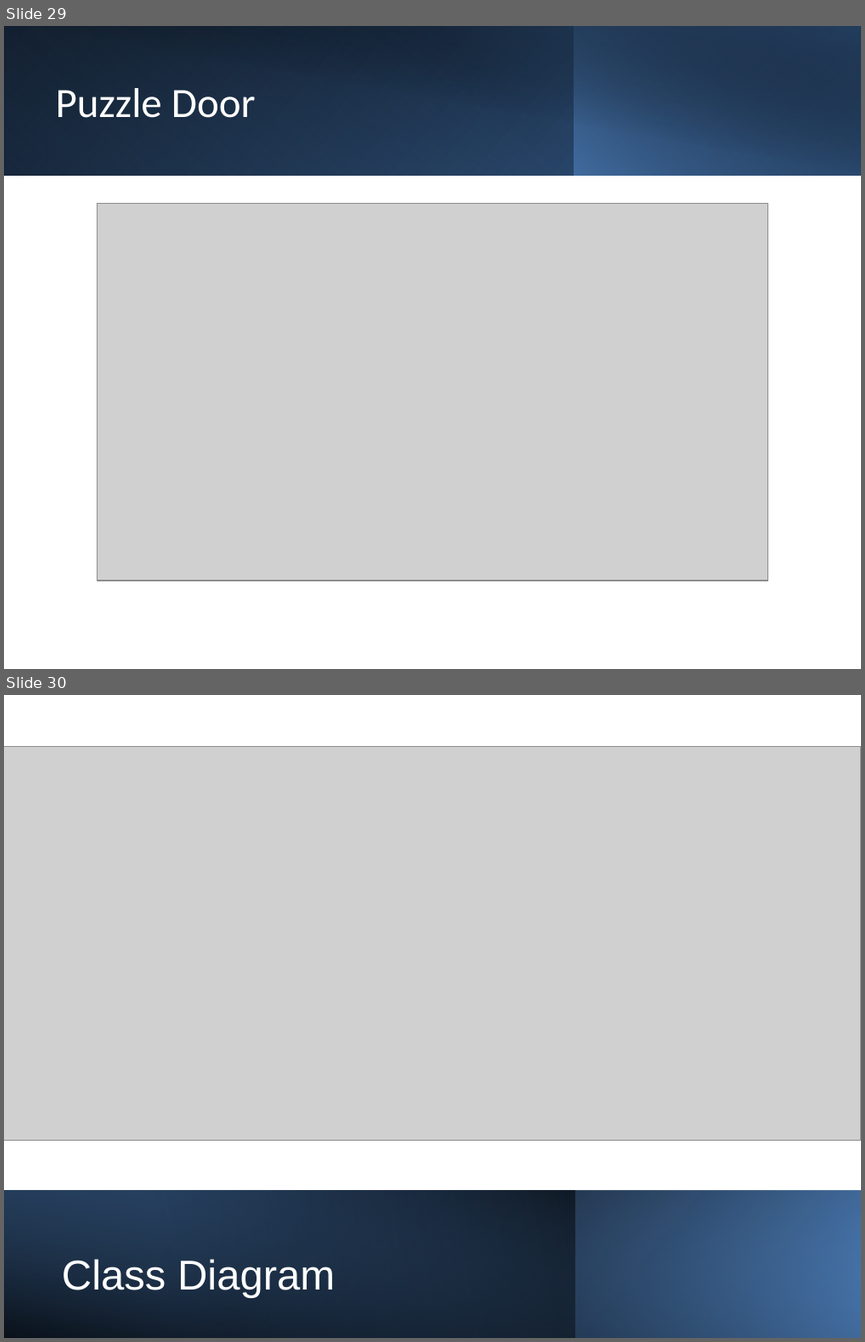
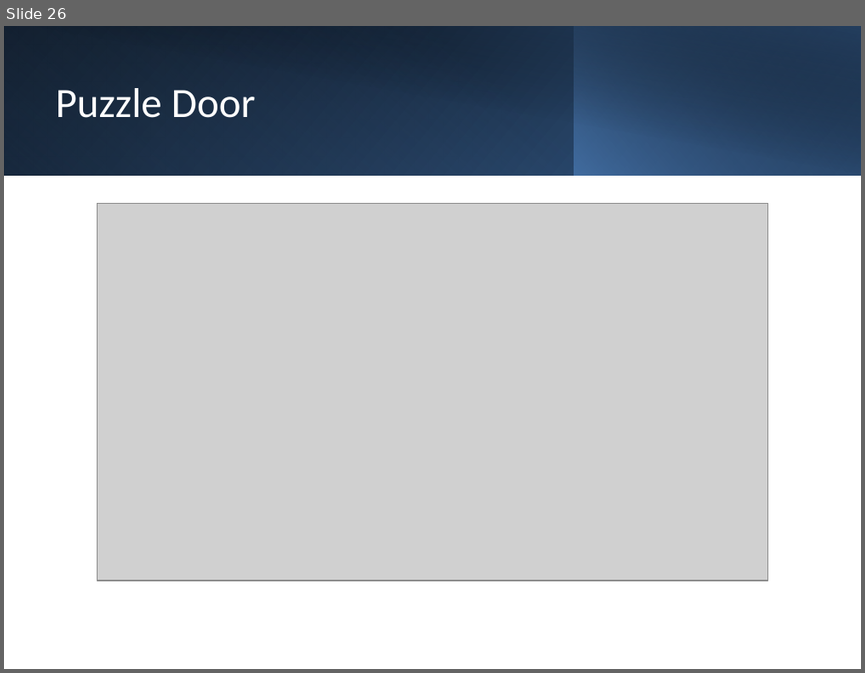
Before and after one commit to Firas-amaria/FinalProject-CryptoGame, a slide deck: Capstone Project Phase A-25-1-D-8.pptx. Shown one above the other, each under a label of ours: slides 29 and 30 before the commit, slide 26 after it. The pictures are 865x1342 and 865x673 pixels, drawn with LibreOffice and Linux fonts; fonts in the diff are those of the drawing; grey boxes stand for pictures. Boxes give left, top, right and bottom in pixels: in the first picture for what was removed or moved away, otherwise in the second. Text is boxed around its words. In the diff, an @@ line names an element or a change of style, - is before the commit and + after.

```diff
--- a/Capstone Project Phase A-25-1-D-8.pptx
+++ b/Capstone Project Phase A-25-1-D-8.pptx
@@ slide 30 removed at [4,695,861,1338], background #FFFFFF @@
@@ picture removed at [4,746,861,1140] @@
@@ rectangle removed at [4,1191,861,1338] @@
@@ rectangle removed at [4,1191,574,1338] @@
@@ rectangle removed at [4,1191,861,1338] @@
@@ title removed at [62,1259,335,1298] @@
-Class Diagram
@@ what was slide 29 is now slide 26 @@
```
Also in this commit, not shown: 8 slides changed, 3 other slides removed.
